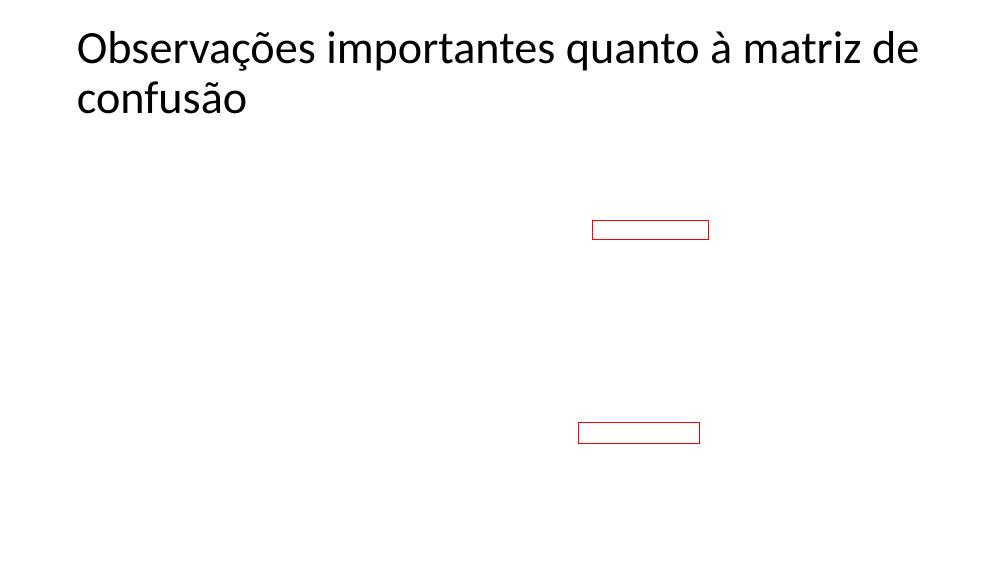
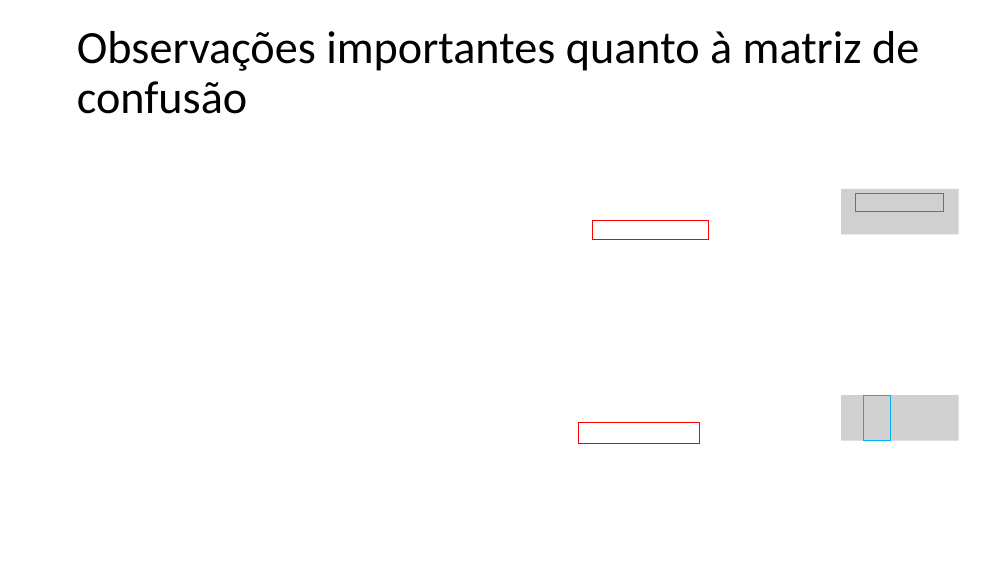
Before and after one commit to zz4fap/t320_aprendizado_de_maquina, a slide deck: slide 10 of slides/T320_Classificação (Parte V).pptx. Drawn at 1008x567 pixels with LibreOffice and Linux fonts; fonts in the diff are those of the drawing; grey boxes stand for pictures. Boxes give left, top, right and bottom in pixels: in the first picture for what was removed or moved away, otherwise in the second. Text is boxed around its words. In the diff, an @@ line names an element or a change of style, - is before the commit and + after.

```diff
--- a/slides/T320_Classificação (Parte V).pptx
+++ b/slides/T320_Classificação (Parte V).pptx
@@ picture added at bbox=[842, 189, 960, 234] @@
@@ rectangle added at bbox=[855, 193, 944, 212], outline #00B050 1 pt @@
@@ picture added at bbox=[842, 395, 960, 441] @@
@@ rectangle added at bbox=[864, 395, 891, 441], outline #00B0F0 1 pt @@
```
Also in this commit, not shown: 9 other slides changed, 2 other files.
